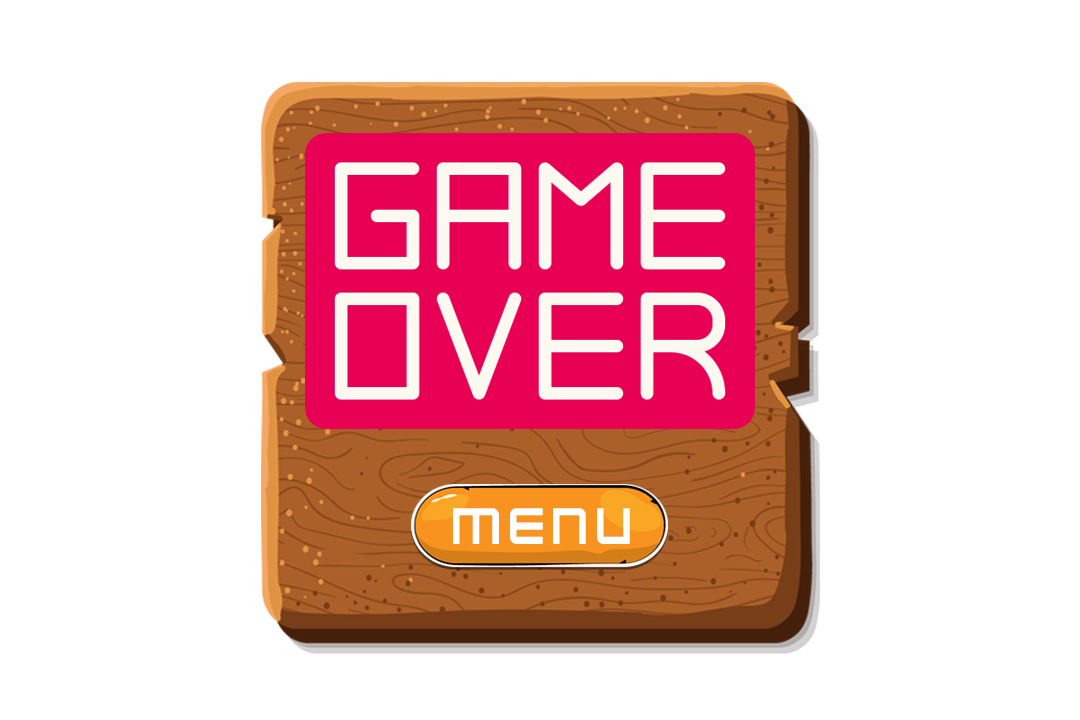
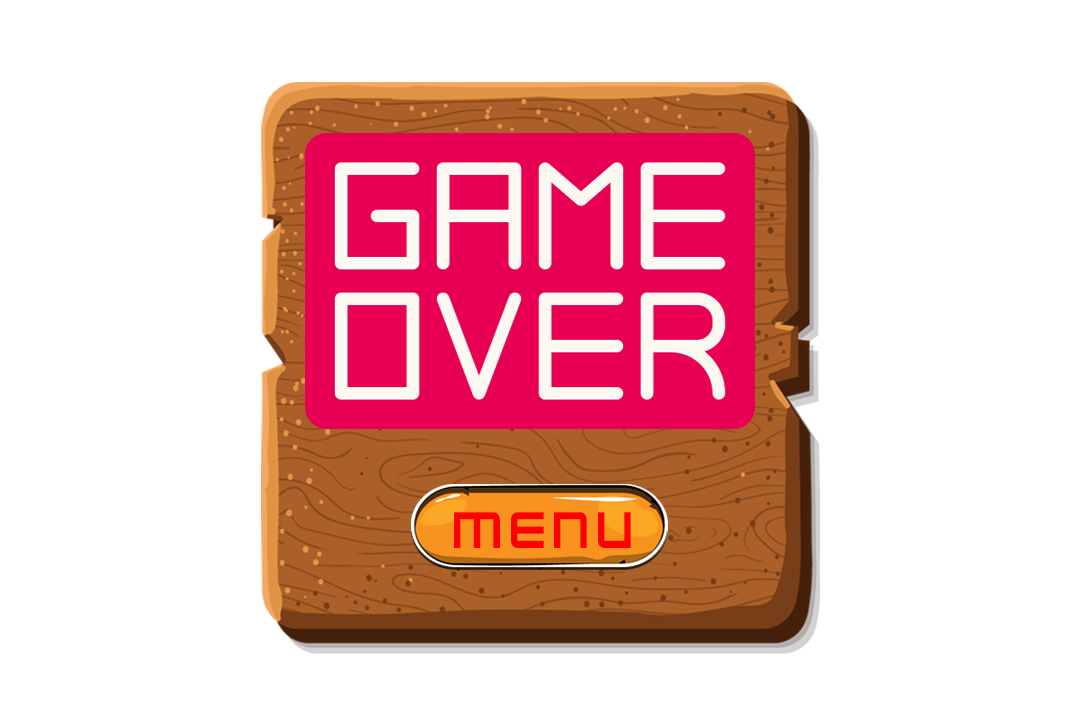
Layer changes from the first (1080, 720) image to the second:
showed group "Group 4" (2 layers) over [411, 484, 667, 570]
